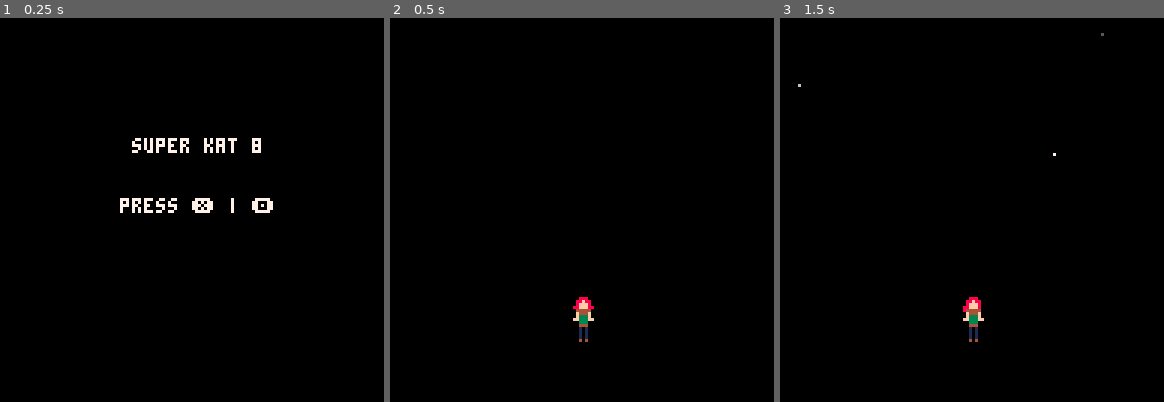
Above: before the commit, frames 1-3 (left to right).
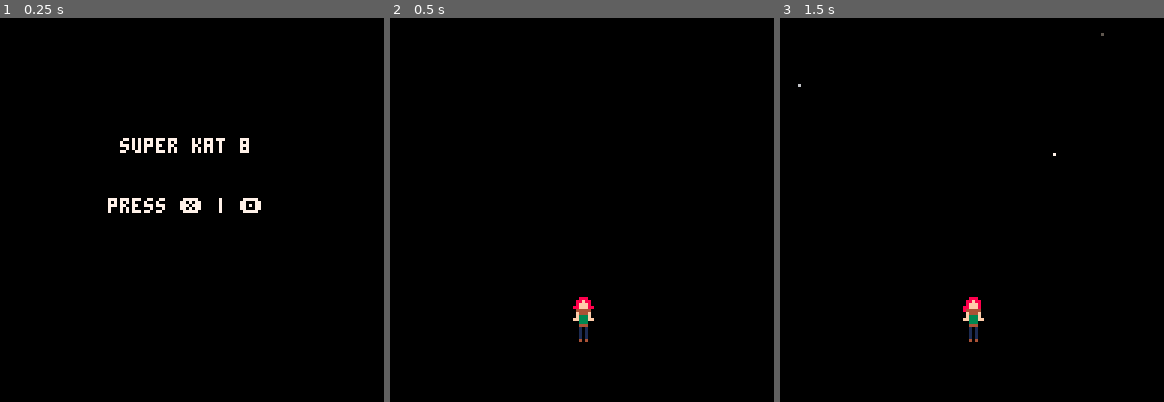
Above: after the commit, the same moments.

Repository: nsatragno/pico8-carts
Game: PICO-8 cartridge super_kat_8/super_kat_8.p8
Two runs of this game, one before a commit and one after it. Both use one fixed random seed, a clock stepped at 60 frames per second and the inputs below.
Inputs:
- Up to frame 1 (0.25 s): no input
- Up to frame 2 (0.5 s): tap X (X key) at 0.33 s
- Up to frame 3 (1.5 s): tap O (Z key) at 0.7 s; tap X (X key) at 1.07 s

The runs differ from the first frame. In frame 1, 1.3% of the frame differs, in the area x 28-72%, y 31-51%; in frame 2, nothing differs; in frame 3, nothing differs.

Commit message:
Enemies explode.

Diff:
--- a/super_kat_8/super_kat_8.p8
+++ b/super_kat_8/super_kat_8.p8
@@ -46,6 +46,19 @@
  return bullet.x >= x0 and bullet.x <= x1 and bullet.y >= y0 and bullet.y <= y1
 end
 
+function explode(target)
+ for i = 0, 8 do
+  add(particles, {
+   x = target.x,
+   y = target.y,
+   life = 30,
+   dx = cos(i / 8),
+   dy = sin(i / 8),
+   colour = 2,
+  })
+ end
+end
+
 function shoot(from, to, speed)
  d = normalize(to.x - from.x, to.y - from.y)
  add(bullets, {
@@ -109,7 +122,7 @@
    add(brushes, {
     x = event.x,
     y = event.y,
-    hp = 8,
+    hp = 5,
     dmg = false,
     cd = rnd(30) + 120,
    })
@@ -143,6 +156,7 @@
     brush.dmg = true
     brush.hp -= 1
     if brush.hp <= 0 then
+     explode(brush)
      del(brushes, brush)
     end
    end
@@ -208,8 +222,8 @@
  cls()
 
  if state == "menu" then
-  print(" super kat 8 ", 40, 40, 7)
-  print("press ❎ | 🅾️ ", 40, 60, 7)
+  print(" super kat 8 ", 36, 40, 7)
+  print("press ❎ | 🅾️ ", 36, 60, 7)
   return
  end
 
